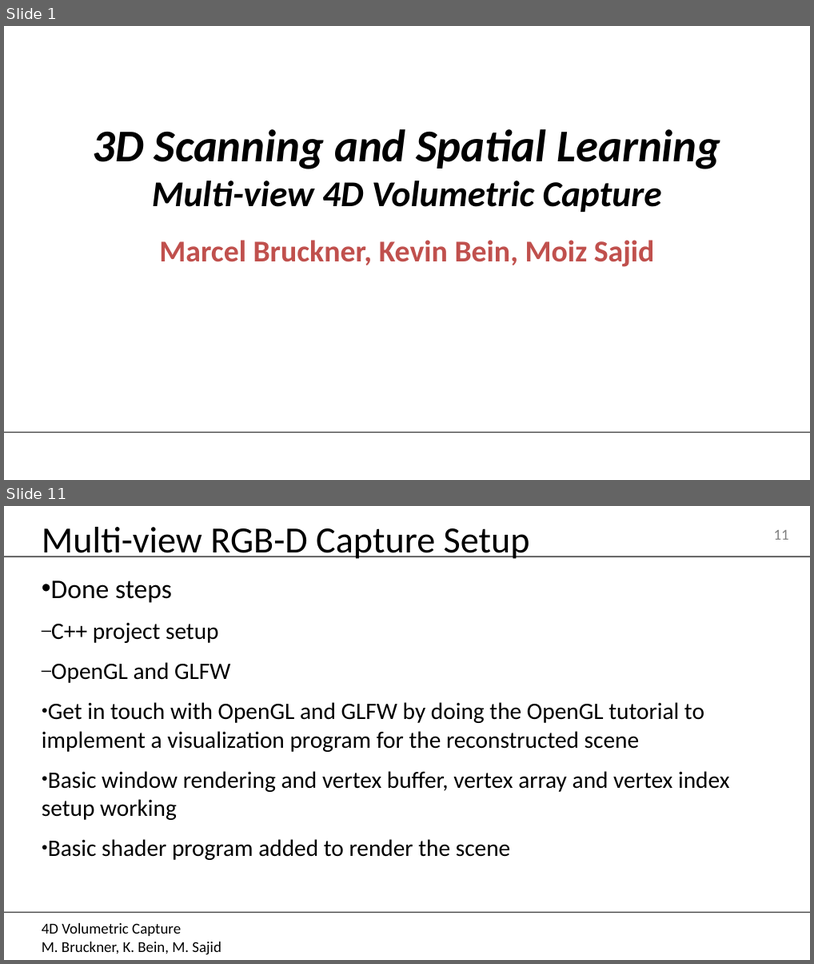
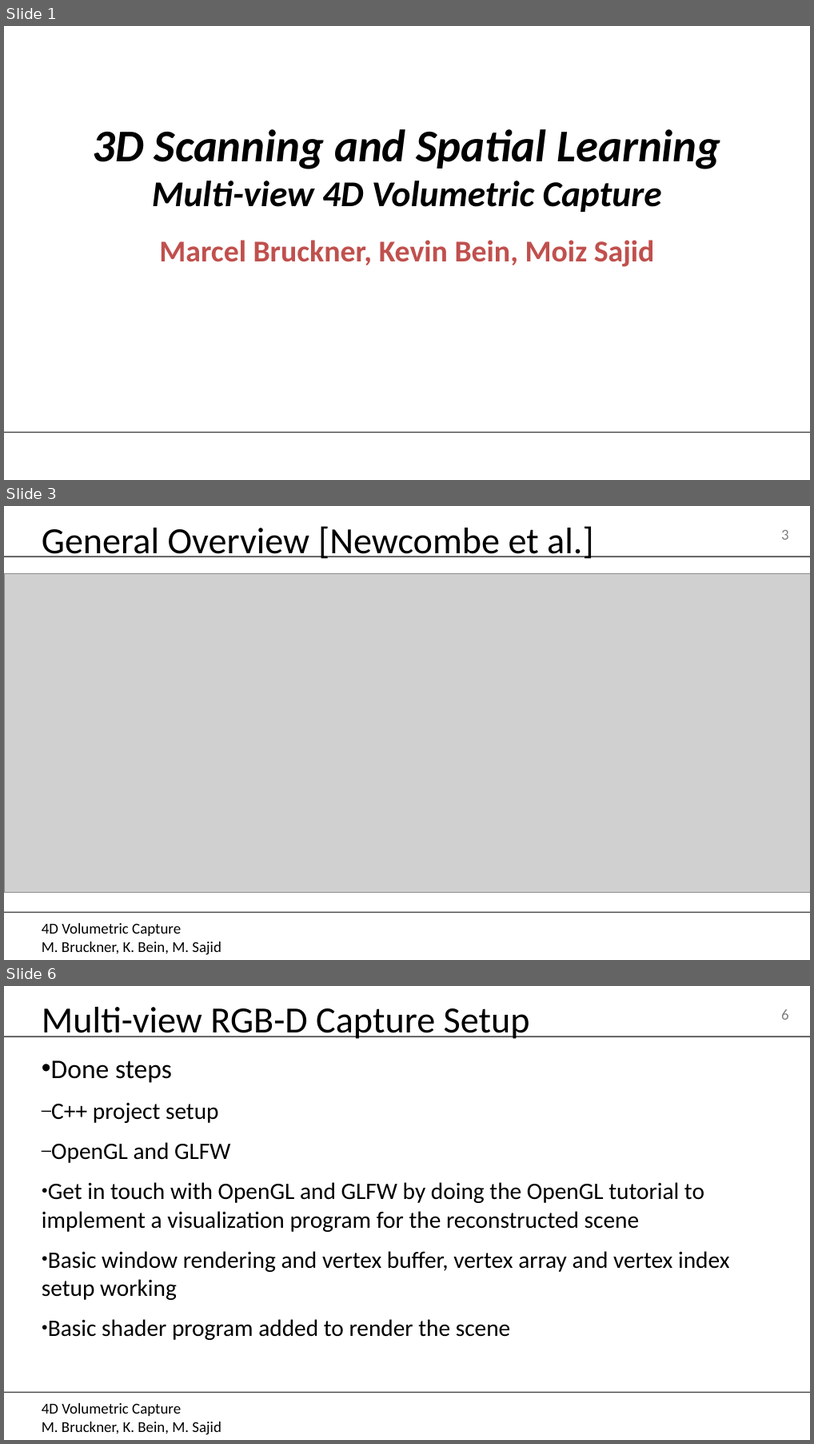
Before and after one commit to MarcelBruckner-TUMProjects/Volumetric-Fusion, a slide deck: Presentations/24.10.2019.pptx. Shown one above the other, each under a label of ours: slides 1 and 11 before the commit, slides 1, 3 and 6 after it; the slides between them are not shown. The pictures are 814x964 and 814x1444 pixels, drawn with LibreOffice and Linux fonts; fonts in the diff are those of the drawing; grey boxes stand for pictures; background and template pictures are left out. Boxes give left, top, right and bottom in pixels: in the first picture for what was removed or moved away, otherwise in the second. Text is boxed around its words. In the diff, an @@ line names an element or a change of style, - is before the commit and + after.

```diff
--- a/Presentations/24.10.2019.pptx
+++ b/Presentations/24.10.2019.pptx
@@ slide 3 added at box(4, 506, 810, 960), background picture (left out); not listed: 4 template elements that a slide beside it also shows @@
@@ title added at box(42, 526, 594, 559), 44 pt, text #000000 @@
+General Overview [Newcombe et al.]
@@ picture added at box(4, 574, 810, 892) @@
@@ what was slide 11 is now slide 6 @@
@@ page number at box(782, 1009, 790, 1020): text changed @@
-11
+6
```
Also in this commit, not shown: 2 slides changed, 2 other slides added, 8 slides removed.
